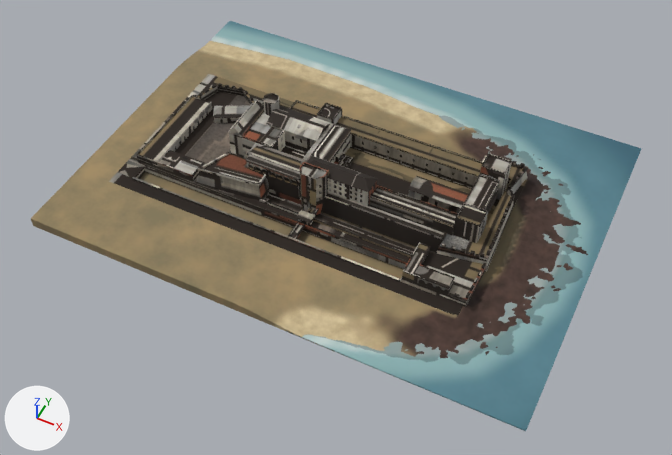
The glTF model models/elmina-castle.glb as it was, and as the next commit left it.
Camera for both pictures: a 50 mm camera at (0.848, -1.782, 2.019) aimed at (0.024, -0.134, -0.041). Lighting does not change. The marker at lower left points along +X, +Y and +Z. The first picture is the older version. Vertices at exactly the same position are counted once.

Objects in the first picture: 'castle_walls', 'courtyard', 'ditches_bridge', 'east_bastion', 'french_battery', 'service_yard', 'south_bastion', 'terrain_shoreline', 'towers_roofs'.
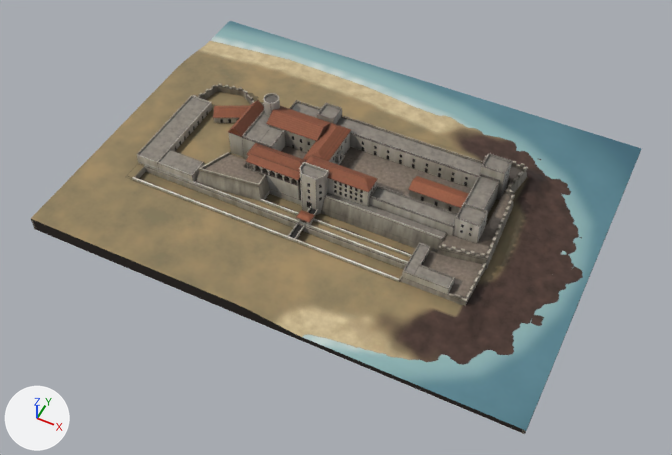
The newer file is also turned or shifted as a whole; pictures and numbers use the older file's frame.

Location of each change, (x1, y1, x2, y2) in pixels of the pictures (672 x 455 px; the box of a moved part takes in the faces that stretch with it):
'terrain_shoreline', reshaped
    before: (31, 21, 642, 431)
    after: (31, 21, 642, 434)
part 1 of me_castle_walls, surface changed (lighter)
    both: (196, 100, 500, 253)
part 2 of me_courtyard, surface changed
    both: (281, 145, 472, 214)
part 3 of me_ditches_bridge, added
    after: (135, 166, 432, 281)
part 4 of me_ditches_bridge, surface changed
    both: (132, 164, 416, 282)
part 5 of me_east_bastion, surface changed
    both: (437, 154, 528, 270)
part 6 of me_service_yard, surface changed (lighter)
    both: (137, 91, 250, 182)
part 7 of me_south_bastion, surface changed (lighter)
    both: (400, 242, 487, 306)
part 8 of me_terrain_shoreline, moved or reshaped
    before: (31, 21, 642, 431)
    after: (31, 22, 642, 434)
part 9 of me_terrain_shoreline, surface changed
    before: (263, 191, 411, 261)
    after: (295, 214, 411, 261)
part 10 of me_towers_roofs, surface changed
    both: (213, 93, 512, 243)

What changed in the scene script:
```text
Change me_castle_walls:
    where me_castle_walls.from_pydata(...)  # 4146 vertices, 4636 faces; spans x -0.402..0.424, y -0.221..0.209, z 0.01..0.138
    me_castle_walls part 1: texture (UV) coordinates of 4636 of 4636 faces, centred in x -0.38..0.424, y -0.207..0.195, z 0.032..0.134, changed; they spanned u 0.0..0.99, v 0.0..1.0 and now span u 0.0..1.0, v 0.0..1.0
Change me_courtyard:
    where me_courtyard.from_pydata(...)  # 128 vertices, 158 faces; spans x -0.225..0.368, y -0.064..0.111, z 0.03..0.097
    me_courtyard part 2: texture (UV) coordinates of 158 of 158 faces, centred in x -0.225..0.368, y -0.064..0.111, z 0.037..0.097, changed; they spanned u 0.03..0.96, v 0.0..0.96 and now span u 0.0..0.96, v 0.0..0.96
Change me_ditches_bridge:
    remove me_ditches_bridge.from_pydata(...)  # 160 vertices, 213 faces; spans x -0.579..0.354, y -0.292..-0.141, z 0.002..0.062
    add me_ditches_bridge.from_pydata(...)  # 200 vertices, 293 faces; spans x -0.579..0.354, y -0.292..-0.141, z 0.002..0.062
    me_ditches_bridge part 3: 40 vertices added at x -0.579..0.354, y -0.287..-0.141, z 0.01..0.031
    me_ditches_bridge part 4: 201 kept faces spanning x -0.579..0.354, y -0.292..-0.141, z 0.002..0.062 get new texture (UV) coordinates
Change me_east_bastion:
    where me_east_bastion.from_pydata(...)  # 244 vertices, 312 faces; spans x 0.331..0.497, y -0.176..0.25, z 0.007..0.085
    me_east_bastion part 5: texture (UV) coordinates of 312 of 312 faces, centred in x 0.334..0.49, y -0.166..0.242, z 0.028..0.085, changed; they spanned u 0.0..0.94, v 0.0..0.94 and now span u 0.0..0.94, v 0.0..0.95
Change me_service_yard:
    where me_service_yard.from_pydata(...)  # 157 vertices, 217 faces; spans x -0.604..-0.266, y -0.225..0.188, z 0.03..0.066
    me_service_yard part 6: texture (UV) coordinates of 217 of 217 faces, centred in x -0.604..-0.266, y -0.225..0.182, z 0.032..0.066, changed; they spanned u 0.04..0.96, v 0.0..0.98 and now span u 0.0..0.97, v 0.0..0.98
Change me_south_bastion:
    where me_south_bastion.from_pydata(...)  # 147 vertices, 195 faces; spans x 0.292..0.494, y -0.294..-0.134, z 0.007..0.075
    me_south_bastion part 7: texture (UV) coordinates of 193 of 195 faces, centred in x 0.295..0.49, y -0.292..-0.144, z 0.021..0.075, changed; they spanned u 0.0..0.96, v 0.01..0.96 and now span u 0.02..0.96, v 0.0..0.95
Change me_terrain_shoreline:
    remove me_terrain_shoreline.from_pydata(...)  # 24365 vertices, 47902 faces; spans x -0.75..0.75, y -0.56..0.56, z 0.0..0.03
    add me_terrain_shoreline.from_pydata(...)  # 26942 vertices, 52036 faces; spans x -0.75..0.75, y -0.56..0.56, z -0.01..0.04
    me_terrain_shoreline part 8: 441 vertices moved within x -0.75..0.75, y -0.56..0.56, z 0.0..0.03; 7341 vertices removed from x -0.75..0.75, y -0.56..0.56, z 0.0..0.03; 9918 vertices added at x -0.75..0.75, y -0.56..0.56, z -0.01..0.04
    me_terrain_shoreline part 9: 15 kept faces spanning x -0.2..0.48, y -0.29..-0.14, z 0.0..0.03 get new texture (UV) coordinates
    remove me_terrain_shoreline.materials.append(mat_plaster)  # picture img_elmina_castle_basecolor_web
    add me_terrain_shoreline.materials.append(mat_plinth)  # picture img_elmina_castle_basecolor_web
Change me_towers_roofs:
    where me_towers_roofs.from_pydata(...)  # 1196 vertices, 1626 faces; spans x -0.517..0.443, y -0.156..0.18, z 0.01..0.167
    me_towers_roofs part 10: texture (UV) coordinates of 1626 of 1626 faces, centred in x -0.496..0.443, y -0.156..0.18, z 0.038..0.167, changed; they spanned u 0.0..0.98, v 0.0..0.98 and now span u 0.0..0.98, v 0.0..0.98
```
